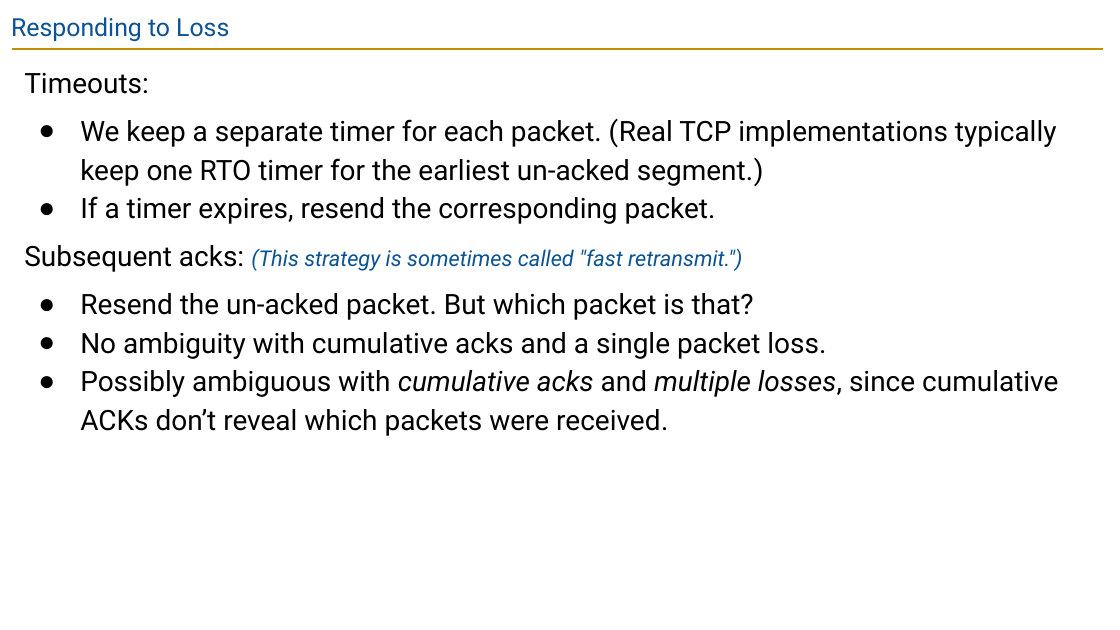
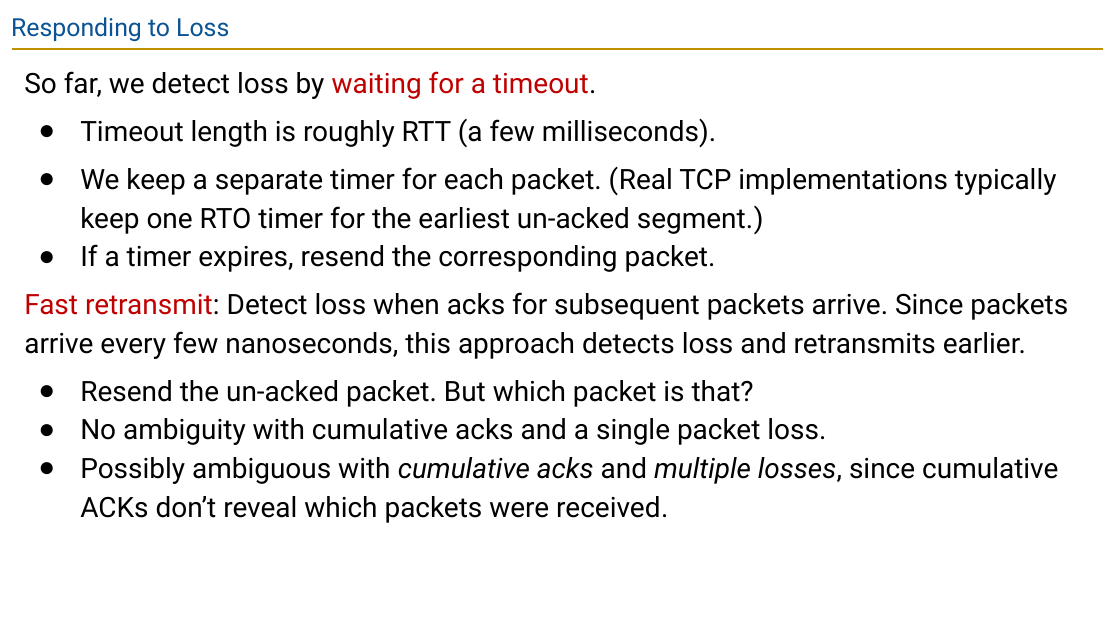
Before and after one commit to guhofstra/CSC175Sp26, a slide deck: slide 54 of PPTs/Lecture 10 - Reliability.pptx (slide 57 before the commit). Drawn at 1120x630 pixels with LibreOffice and Linux fonts; fonts in the diff are those of the drawing. Boxes give left, top, right and bottom in pixels: in the first picture for what was removed or moved away, otherwise in the second. Text is boxed around its words. In the diff, an @@ line names an element or a change of style, - is before the commit and + after.

```diff
--- a/PPTs/Lecture 10 - Reliability.pptx
+++ b/PPTs/Lecture 10 - Reliability.pptx
@@ text at box(24, 71, 716, 147): text changed @@
-Timeouts:
+So far, we detect loss by waiting for a timeout.
+● Timeout length is roughly RTT (a few milliseconds).
@@ text at box(24, 292, 1068, 359): text changed; size 14 to 18 pt; text colour #0B5394 to #000000; italic off @@
-Subsequent acks: (This strategy is sometimes called "fast retransmit.")
+Fast retransmit: Detect loss when acks for subsequent packets arrive. Since packets arrive every few nanoseconds, this approach detects loss and retransmits earlier.
```
Also in this commit, not shown: 9 other slides changed, 1 slide added, 4 slides removed, 14 other files.
